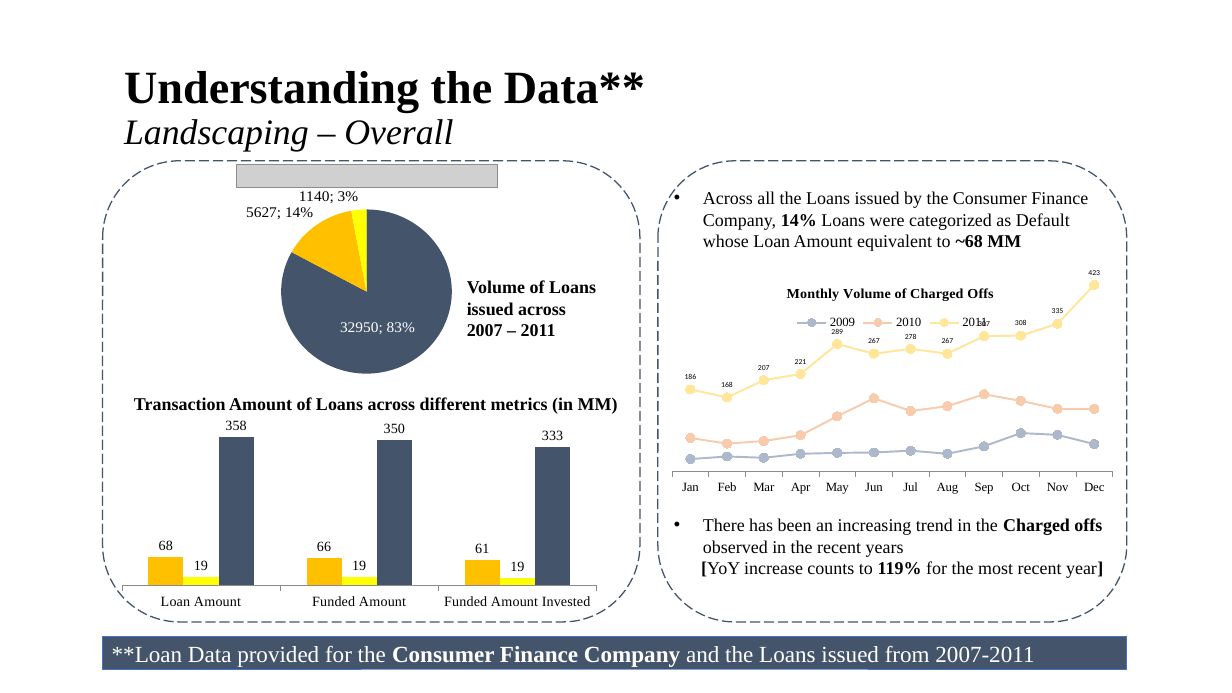
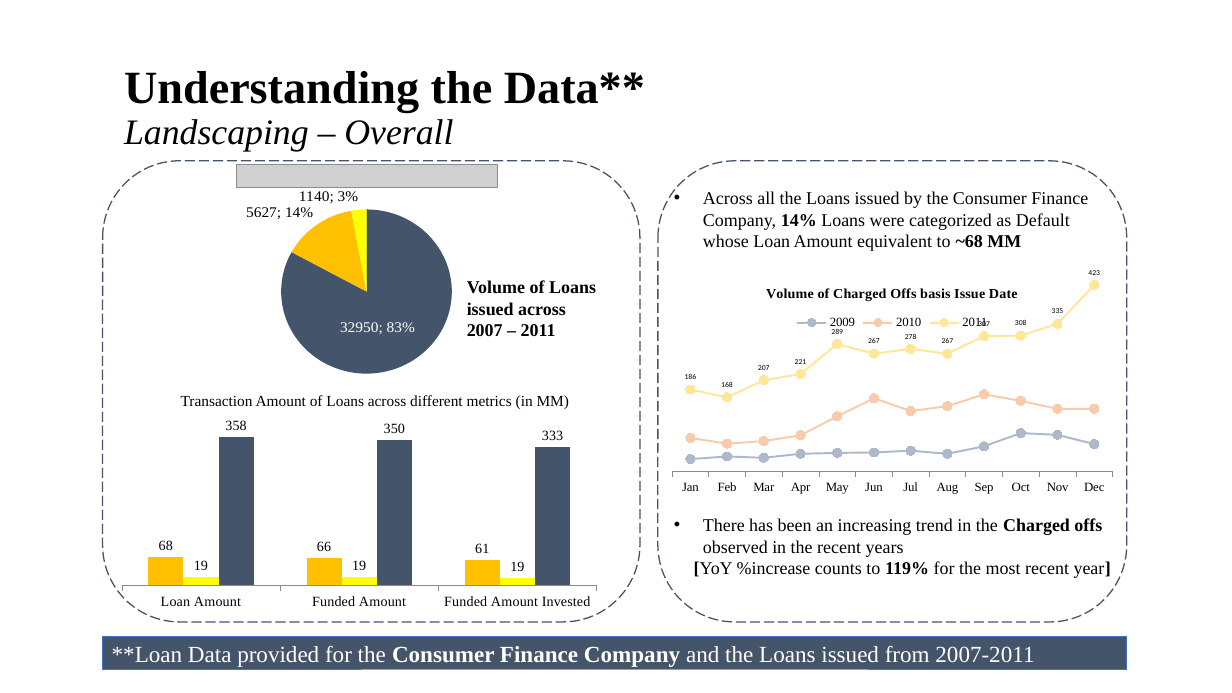
Before and after one commit to brijesh1100/P2-Gramener-Case-Study, a slide deck: slide 4 of Gramener_Case_Study_Presentation_SS.pptx. Drawn at 1232x693 pixels with LibreOffice and Linux fonts; fonts in the diff are those of the drawing; grey boxes stand for pictures; background and template pictures are left out. Boxes give left, top, right and bottom in pixels: in the first picture for what was removed or moved away, otherwise in the second. Text is boxed around its words. In the diff, an @@ line names an element or a change of style, - is before the commit and + after.

Commit message:
PPT 2 Slides Added

```diff
--- a/Gramener_Case_Study_Presentation_SS.pptx
+++ b/Gramener_Case_Study_Presentation_SS.pptx
@@ line chart at box(658, 268, 1127, 497) @@
@@ title "Monthly Volume of Charged Offs " to "Volume of Charged Offs basis Issue Date" @@
@@ text "Transaction Amount of Loans across ...": place and size @@
-text "Transaction Amount of Loans across ..." at box(134, 397, 618, 414)
+text "Transaction Amount of Loans across ..." at box(181, 395, 569, 409)
@@ text "Transaction Amount of Loans across ..." at box(181, 395, 569, 409): size 14 to 12 pt, bold off @@
@@ text at box(694, 561, 1111, 578): text changed @@
-[YoY increase counts to 119% for the most recent year]
+[YoY %increase counts to 119% for the most recent year]
```
Also in this commit, not shown: 2 other slides changed, 5 slides added.
